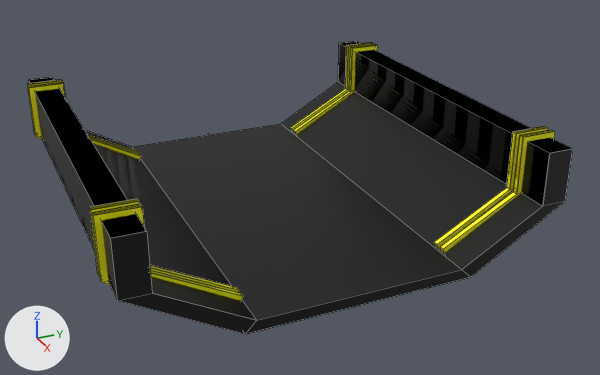
A saved change to the Blender file assets/mace_elements/inherited_elements/trail/trail.blend.
Camera for both pictures: a camera (50 mm lens) standing at (14.25, -5.78, 7.26) and looking at (0.44, 0.44, 0.36). The lights are fixed; the arrows at lower left show +X, +Y and +Z. Mesh edges are drawn as thin lines on the coarser meshes.

In view in the first picture: 'Delimiter1', 'Delimiter2', 'Delimiter3', 'Delimiter4', 'Fork'.
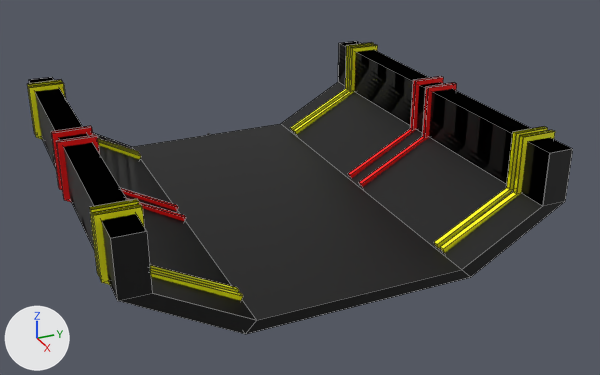
What differs and where, as boxes [x1, y1, x2, y2] in the pictures (600 x 375 px):
'Delimiter1.001', added (red)
    after: [56, 82, 457, 221]
'Delimiter2.001', added (red)
    after: [51, 76, 444, 211]

The edits, one by one:
Material 'Red' (mat_red) is new.
Its base color is (1.0, 0.0, 0.0) (red #ff0000).
Mesh me_plane_003 is new.
It has 48 vertices, 28 faces and spans x -1.78..1.78, y -3.74..3.74, z -1.2..1.1.
It uses material mat_red (red #ff0000).
Mesh me_plane_001 is new.
It has 48 vertices, 28 faces and spans x -1.78..1.78, y -3.74..3.74, z -1.2..1.1.
It uses material mat_red (red #ff0000).
Object 'Delimiter2.001' (ob_delimiter2_001) is new; it shows me_plane_003.
Its location is (-0.25, 0.0, 0.9).
Its rotation in degrees is (0, 0, -25).
Object 'Delimiter1.001' (ob_delimiter1_001) is new; it shows me_plane_001.
Its location is (0.25, 0.0, 0.9).
Its rotation in degrees is (0, 0, -25).
